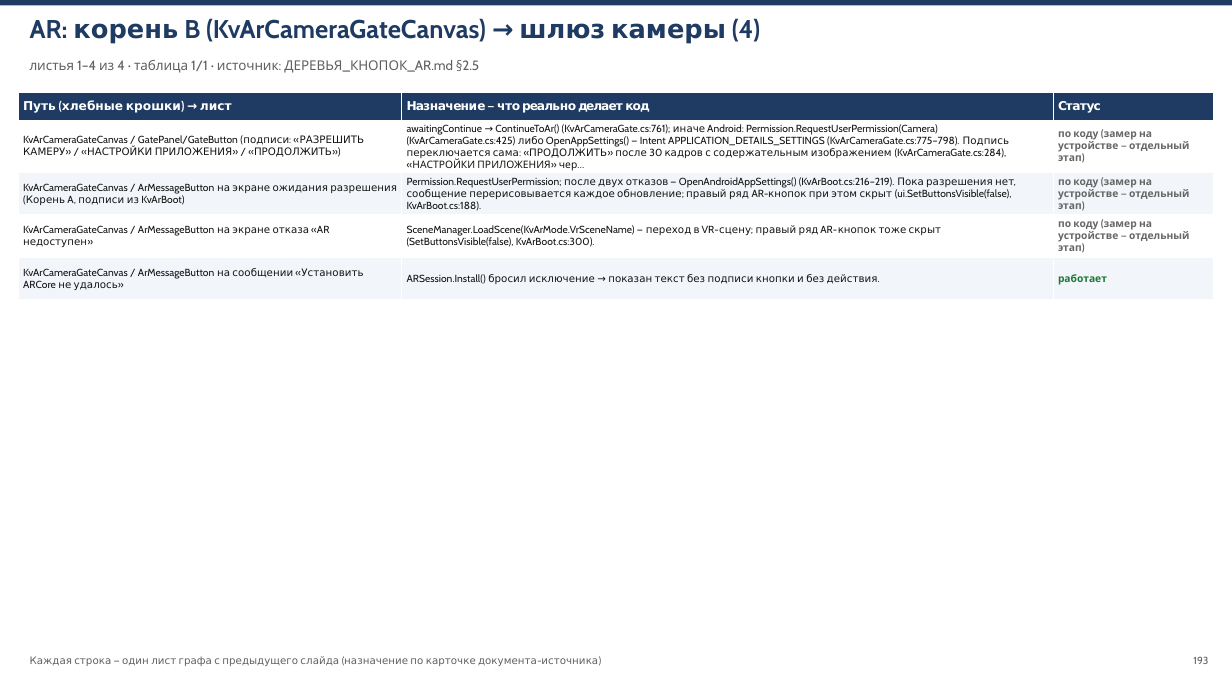
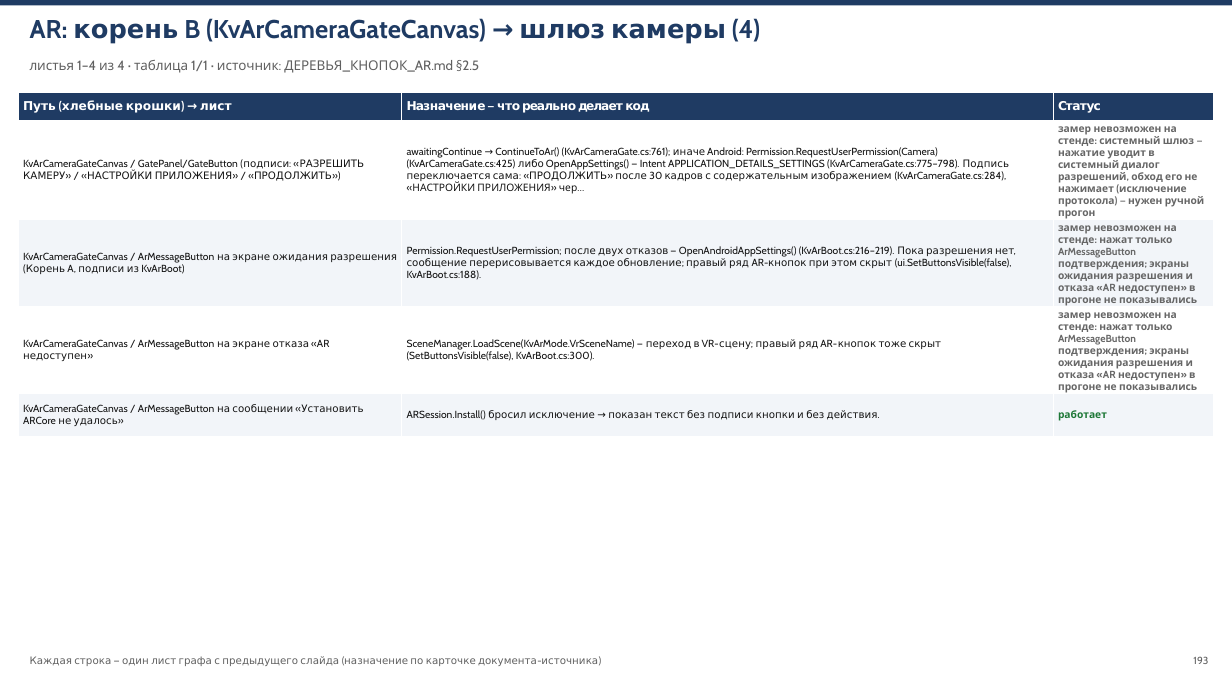
Before and after one commit to V1iktorK/KazistovVv, a slide deck: slide 193 of Docs/КОНСПЕКТ_КНОПОК.pptx. Drawn at 1232x693 pixels with LibreOffice and Linux fonts; fonts in the diff are those of the drawing. Boxes give left, top, right and bottom in pixels: in the first picture for what was removed or moved away, otherwise in the second. Text is boxed around its words. In the diff, an @@ line names an element or a change of style, - is before the commit and + after.

Commit message:
кампания «каждый листочек путеводителя закрыт», волна 4 (документы): 22 листа закрыты (13 замером самопрогона 17.11 — AR 454 элемента/0 провалов, VR+MR 17.11, MR-чистое состояние; 9 тестами), 60 получили честную причину «замер невозможен на стенде» (+1 частично), снято с CSV, осталось 273

```diff
--- a/Docs/КОНСПЕКТ_КНОПОК.pptx
+++ b/Docs/КОНСПЕКТ_КНОПОК.pptx
@@ table at (x1=18, y1=92, x2=1214, y2=430) @@
-row 2, column 3: по коду (замер на устройстве — отдельный этап)
+row 2, column 3: замер невозможен на стенде: системный шлюз — нажатие уводит в системный диалог разрешений, обход его не нажимает (исключение протокола) — нужен ручной прогон
-row 3, column 3: по коду (замер на устройстве — отдельный этап)
+row 3, column 3: замер невозможен на стенде: нажат только ArMessageButton подтверждения; экраны ожидания разрешения и отказа «AR недоступен» в прогоне не показывались
-row 4, column 3: по коду (замер на устройстве — отдельный этап)
+row 4, column 3: замер невозможен на стенде: нажат только ArMessageButton подтверждения; экраны ожидания разрешения и отказа «AR недоступен» в прогоне не показывались
```
Also in this commit, not shown: 19 other slides changed, 1 other file.
